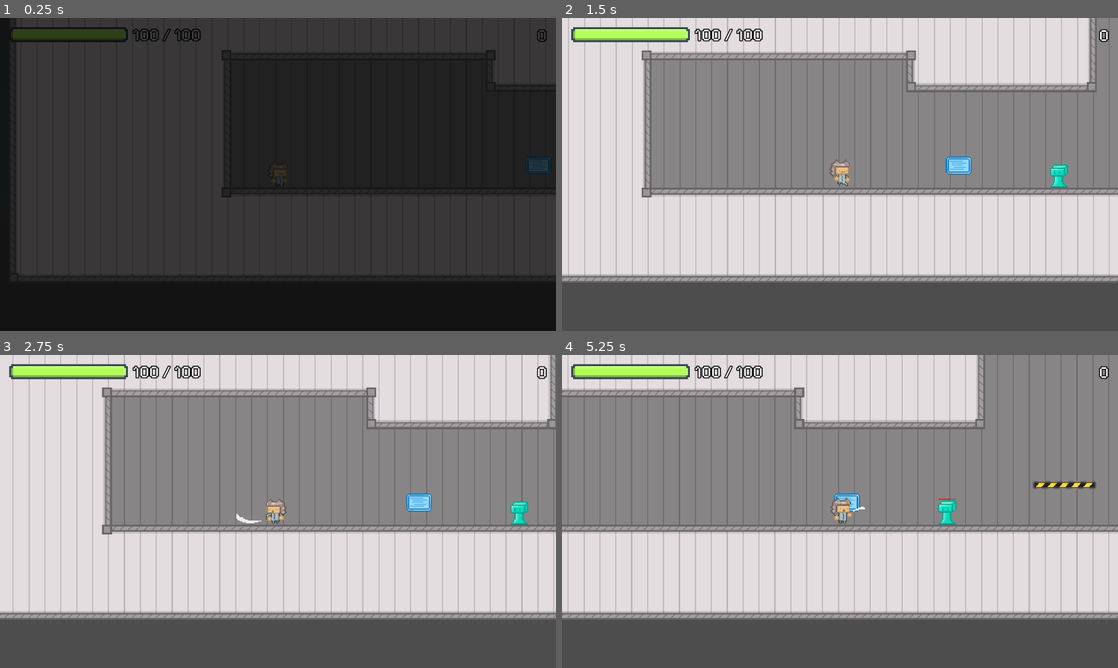
Above: before the commit, frames 1-4 (two rows, left to right).
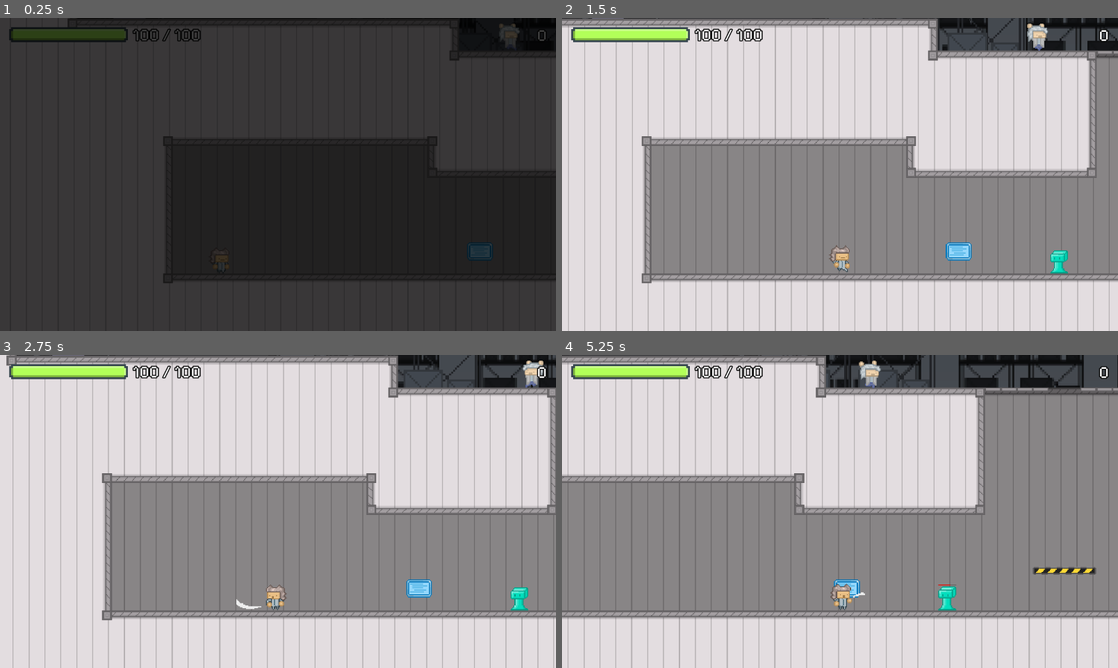
Above: after the commit, the same moments.

Repository: Brian-Magnuson/lab_escape_gd
Game: Godot game, scene res://scenes/level_1.tscn
Two runs of this game, one before a commit and one after it. Both use one fixed random seed, a clock stepped at 60 frames per second and the inputs below. This scene is started directly instead of the project's main scene.
Inputs (mouse positions are in pixels of both pictures, inside the frame that each line leads up to):
- Up to frame 1 (0.25 s): no input
- Up to frame 2 (1.5 s): move the mouse to (962, 158) at 0.52 s; press the mouse at (962, 158) at 0.53 s; hold D (move_right) from 0.53 s (still down); tap Space (jump) at 0.77 s; move the mouse to (728, 190) at 1.27 s; release the mouse at (728, 190) at 1.28 s; tap E (interact) at 1.35 s
- Up to frame 3 (2.75 s): tap Space (jump) at 1.52 s; move the mouse to (333, 442) at 2.02 s; release D (move_right) at 2.03 s; press the mouse at (333, 442) at 2.03 s; hold A (move_left) from 2.03 s (still down)
- Up to frame 4 (5.25 s): move the mouse to (812, 574) at 2.77 s; release A (move_left) at 2.78 s; release the mouse at (812, 574) at 2.78 s; hold D (move_right) 2.78-4.28 s; tap E (interact) at 2.85, 4.35 s; tap Space (jump) at 3.02, 3.77, 4.52 s; move the mouse to (1006, 558) at 3.52 s; press the mouse at (1006, 558) at 3.53 s; move the mouse to (673, 464) at 4.27 s; release the mouse at (673, 464) at 4.28 s; hold A (move_left) 4.28-5.03 s; move the mouse to (867, 511) at 5.02 s; press the mouse at (867, 511) at 5.03 s; hold D (move_right) from 5.03 s (still down)

The runs differ from the first frame. In frame 1, 25% of the frame differs, in the area x 0-100%, y 0-100%; in frame 2, 71%; in frame 3, 69%; in frame 4, 75%.

Commit message:
Add camera bounds to L1

Diff:
--- a/scenes/level_1.tscn
+++ b/scenes/level_1.tscn
@@ -728,6 +728,10 @@
 
 [node name="Camera2D" type="Camera2D" parent="Player"]
 zoom = Vector2(2.145, 2.145)
+limit_left = 50
+limit_top = 50
+limit_right = 1500
+limit_bottom = 1050
 
 [node name="UserInterface" type="CanvasLayer" parent="."]
 script = ExtResource("19_bamb7")
